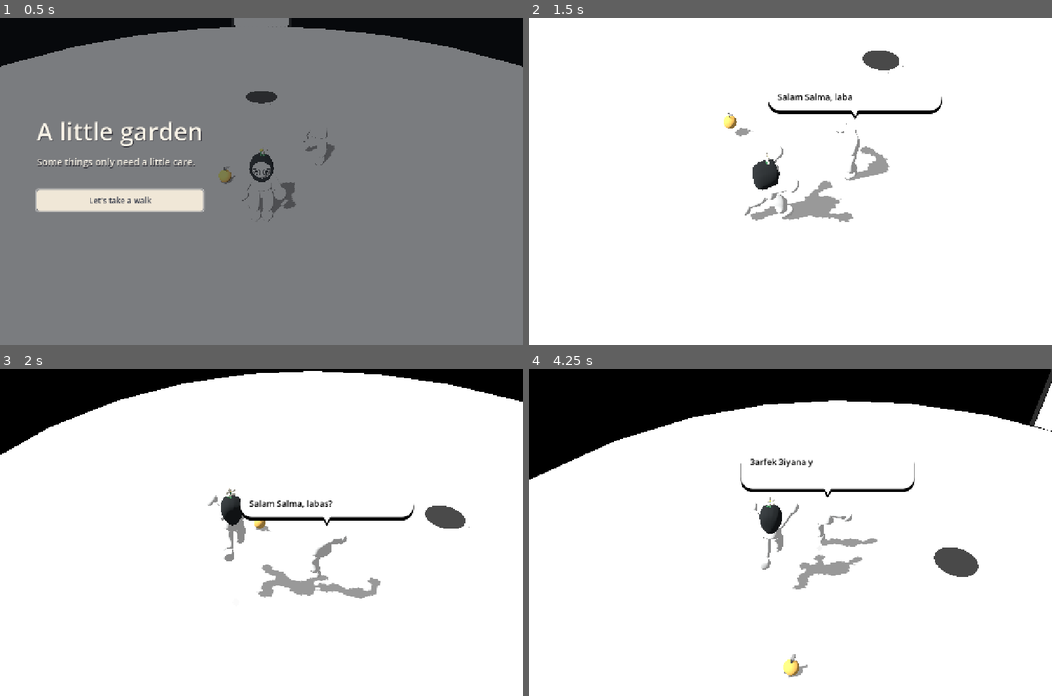
Above: before the commit, frames 1-4 (two rows, left to right).
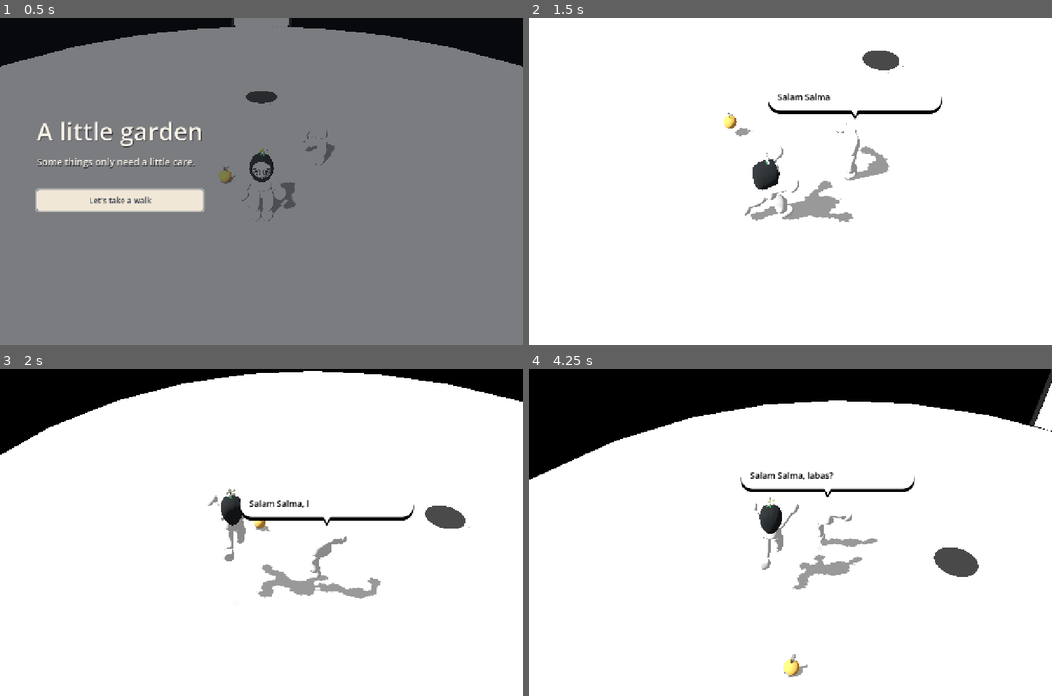
Above: after the commit, the same moments.

Repository: DancingPumpkin65/little-garden
Game: Godot game, scene res://main.tscn
The game is run twice, just before and just after one commit, with the same random seed, the same clock (stepped at 60 frames per second) and the same inputs.
Inputs (mouse positions are in pixels of both pictures, inside the frame that each line leads up to):
- Up to frame 1 (0.5 s): no input
- Up to frame 2 (1.5 s): tap Enter at 0.5 s; move the mouse to (905, 165) at 0.52 s; hold D 0.53-1.28 s; tap E at 0.6 s; click (905, 165) at 0.67 s; tap Space at 0.77 s; move the mouse to (764, 181) at 1.27 s; hold W from 1.28 s (still down); tap R at 1.35 s
- Up to frame 3 (2 s): keep holding W; tap Space at 1.52 s
- Up to frame 4 (4.25 s): keep holding W; move the mouse to (800, 525) at 2.02 s; hold Shift 2.03-2.78 s; move the mouse to (785, 539) at 2.77 s; tap E at 2.85 s; click (785, 539) at 2.92 s; tap Space at 3.02, 3.77 s; move the mouse to (827, 535) at 3.52 s; tap R at 3.6 s

Frame 1 is identical in both runs. In frame 2, less than 0.1% of the frame differs, in the area x 57-62%, y 23-26%; in frame 3, less than 0.1%; in frame 4, 0.4%, in the area x 40-74%, y 27-34%.

Commit message:
Make dialogue reveal slower with progressive punctuation pacing

Diff:
--- a/scripts/interface.gd
+++ b/scripts/interface.gd
@@ -18,7 +18,7 @@
 var finish: Label
 var typing_clock := 0.0
 var spoken_letters := 0
-const LETTER_INTERVAL := 0.044
+const LETTER_INTERVAL := 0.070
 const SENTENCE_END := [".", "!", "?", "\u061f"]
 const CLAUSE_END := [",", ":", ";", "\u060c", "\u061b"]
 
@@ -176,18 +176,18 @@
 # Ease into punctuation, then leave a short reading pause after it.
 func letter_delay(text: String, index: int) -> float:
 	var delay := LETTER_INTERVAL
-	for ahead in range(2):
+	for ahead in range(4):
 		if index+ahead < text.length():
 			var next := text[index+ahead]
 			if next in SENTENCE_END or next in CLAUSE_END:
-				delay *= 1.35 if ahead==0 else 1.18
+				delay *= [2.4, 1.9, 1.5, 1.2][ahead]
 				break
 	if index>0:
 		var previous := text[index-1]
 		if previous in SENTENCE_END:
-			delay += 0.07 if index<text.length() and text[index] in SENTENCE_END else 0.21
+			delay += 0.10 if index<text.length() and text[index] in SENTENCE_END else 0.38
 		elif previous in CLAUSE_END:
-			delay += 0.10
+			delay += 0.22
 	return delay
 
 func typing_duration(text: String) -> float:
--- a/tests/dialogue_movement.gd
+++ b/tests/dialogue_movement.gd
@@ -39,24 +39,24 @@
  game.hud.letter_spoken.connect(func(_letter: String): syllables[0] += 1)
  game.hud.speech("Hello, garden.")
  assert(game.hud.dialogue.visible_characters == 0, "new message starts empty")
- game.hud._process(0.045)
+ game.hud._process(0.071)
  assert(game.hud.dialogue.visible_characters == 1 and syllables[0] == 1, "first letter reveals with a voice event")
  game.set_pause(true)
  game.hud._process(1.0)
  assert(game.hud.dialogue.visible_characters == 1, "pause stops typing")
  game.set_pause(false)
- for i in range(80): game.hud._process(0.034)
+ for i in range(160): game.hud._process(0.034)
  assert(game.hud.dialogue.visible_characters == game.hud.dialogue.text.length(), "message completes")
  game.hud.speech("New line")
  assert(game.hud.dialogue.visible_characters == 0, "replacement restarts typing")
  game.hud.speech("ab,cd!e")
- game.hud._process(0.09)
- assert(game.hud.dialogue.visible_characters==1,"typing eases before nearby punctuation")
- game.hud._process(0.067)
+ game.hud._process(0.104)
+ assert(game.hud.dialogue.visible_characters==0,"typing eases before nearby punctuation")
+ game.hud._process(0.303)
  assert(game.hud.dialogue.visible_characters==3,"comma appears after the slowed approach")
- game.hud._process(0.12)
+ game.hud._process(0.20)
  assert(game.hud.dialogue.visible_characters==3,"comma leaves an extra reading pause")
- game.hud._process(0.04)
+ game.hud._process(0.20)
  assert(game.hud.dialogue.visible_characters==4,"typing resumes smoothly after punctuation")
  game.hud.dialogue.visible_characters = -1
  game.hud._process(0.1)
--- /dev/null
+++ b/tests/dialogue_pacing.gd
@@ -0,0 +1,32 @@
+extends SceneTree
+var failed := false
+
+func _initialize() -> void:
+ run.call_deferred()
+
+func check(condition: bool, message: String) -> void:
+ if not condition:
+  push_error(message)
+  failed = true
+
+func run() -> void:
+ var hud := GardenInterface.new()
+ root.add_child(hud)
+ hud.set_process(false)
+ var plain := hud.letter_delay("abcdef",0)
+ check(plain >= 0.065,"ordinary letters must reveal noticeably slower than 44 ms")
+ var line := "abcd, ef!"
+ check(hud.letter_delay(line,1)>plain,"slowdown starts three characters before punctuation")
+ check(hud.letter_delay(line,2)>hud.letter_delay(line,1),"approach slows progressively")
+ check(hud.letter_delay(line,3)>hud.letter_delay(line,2),"last letter before punctuation slows further")
+ check(hud.letter_delay(line,4)>hud.letter_delay(line,3),"punctuation lands deliberately")
+ check(hud.letter_delay(line,5)>=plain+0.20,"comma leaves a readable pause")
+ hud.speech(line)
+ var elapsed := 0.0
+ while hud.dialogue.visible_characters<line.length():
+  hud._process(0.001)
+  elapsed+=0.001
+  if elapsed>10: break
+ check(absf(elapsed-hud.typing_duration(line))<0.003,"duration follows actual reveal loop")
+ if not failed: print("DIALOGUE_PACING_PASS reveal seconds=",elapsed," plain letter=",plain)
+ quit(1 if failed else 0)
